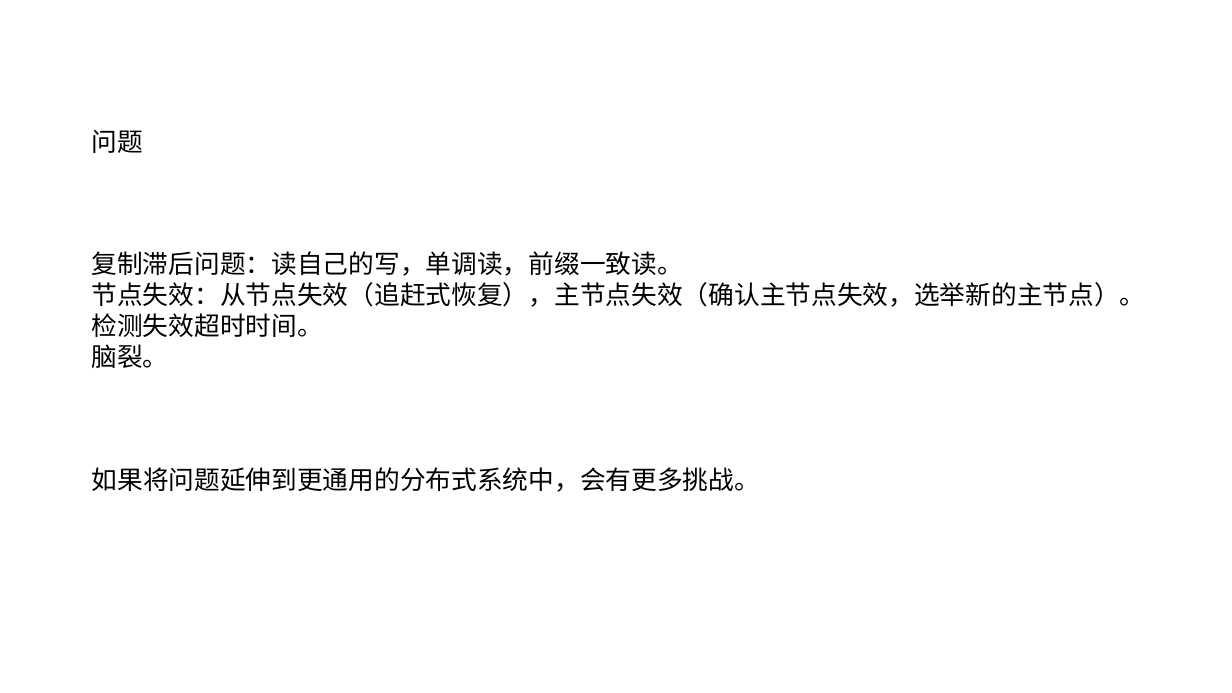
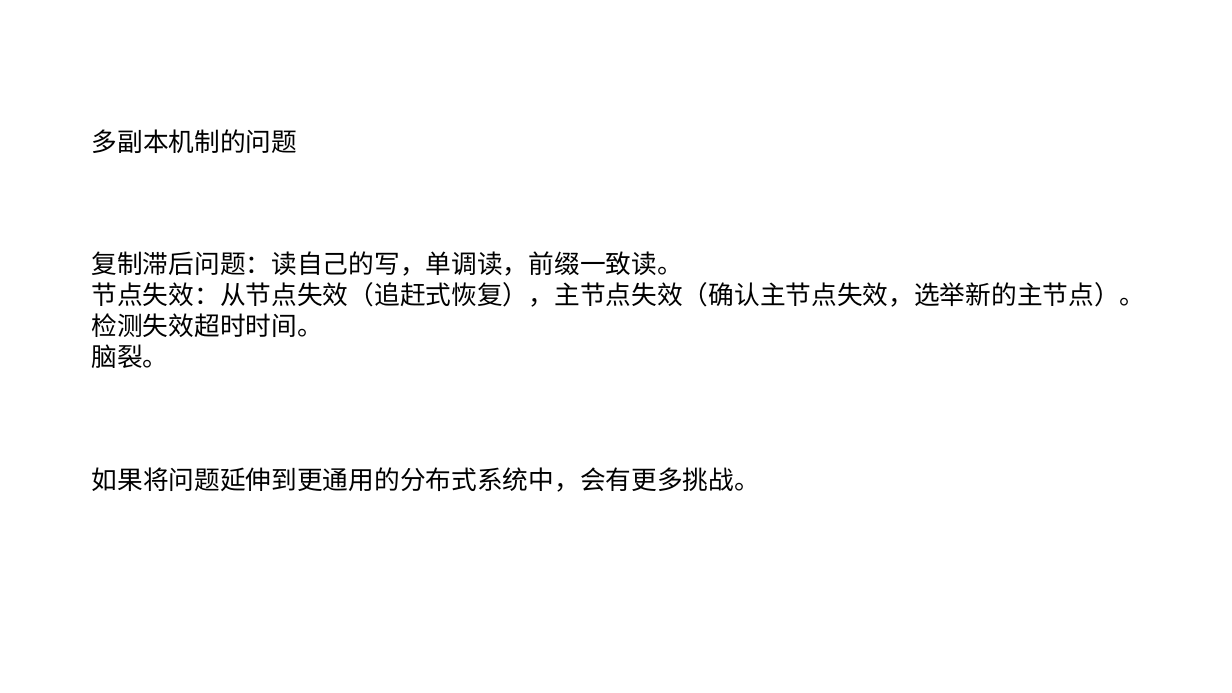
Before and after one commit to zozospider/note, a slide deck: slide 10 of data-system/ZooKeeper_share1_v4.pptx. Drawn at 1232x693 pixels with LibreOffice and Linux fonts; fonts in the diff are those of the drawing. Boxes give left, top, right and bottom in pixels: in the first picture for what was removed or moved away, otherwise in the second. Text is boxed around its words. In the diff, an @@ line names an element or a change of style, - is before the commit and + after.

```diff
--- a/data-system/ZooKeeper_share1_v4.pptx
+++ b/data-system/ZooKeeper_share1_v4.pptx
@@ text at <box>92,129,298,153</box>: text changed @@
-问题
+多副本机制的问题
```
Also in this commit, not shown: 4 other slides changed.
